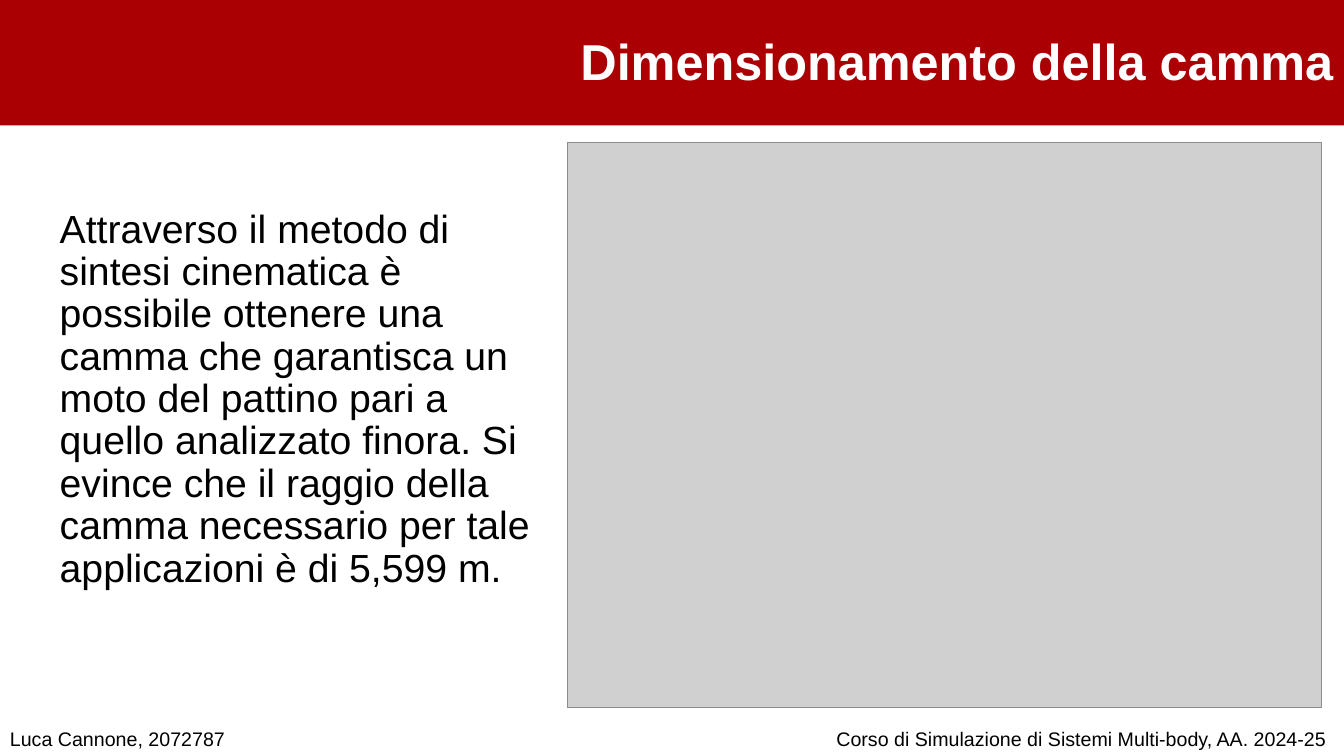
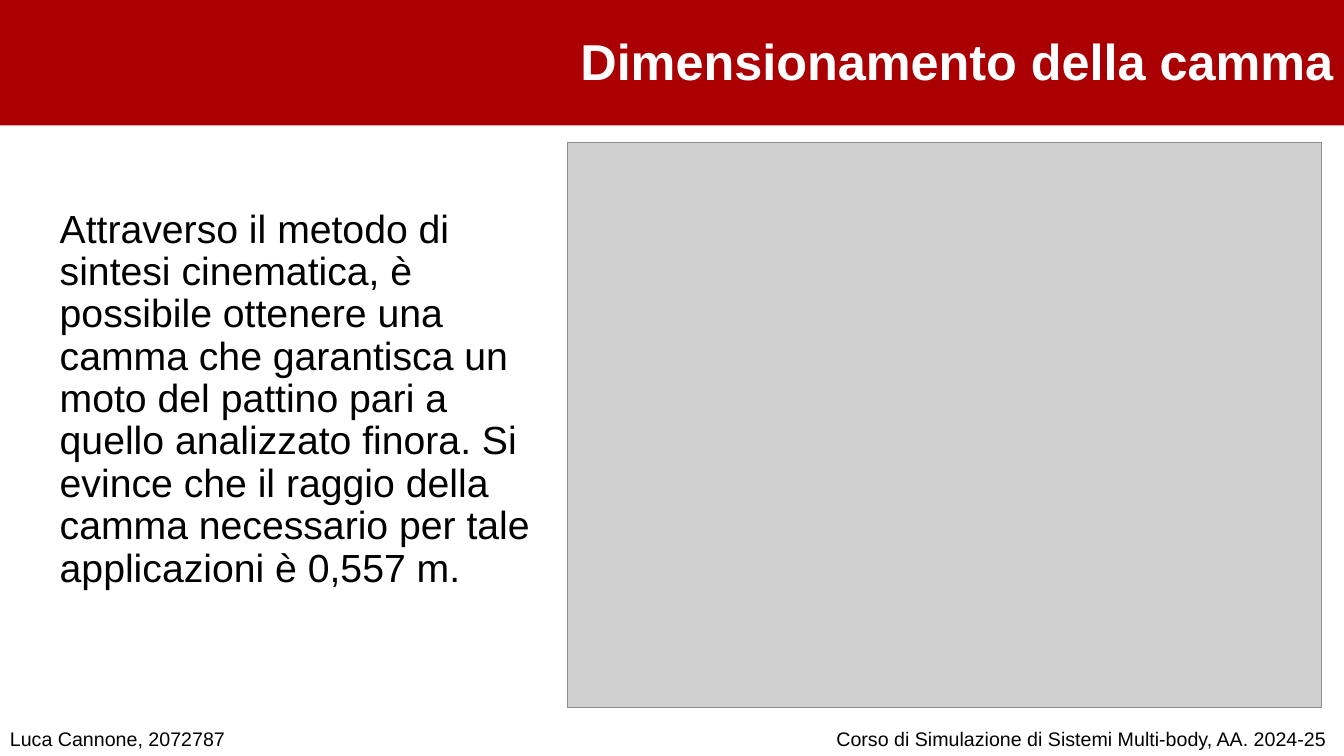
Before and after one commit to cannoneluca/Progetto_Simulazione_MultiBody, a slide deck: slide 22 of Presentazione .pptx. Drawn at 1344x756 pixels with LibreOffice and Linux fonts; fonts in the diff are those of the drawing; grey boxes stand for pictures; background and template pictures are left out. Boxes give left, top, right and bottom in pixels: in the first picture for what was removed or moved away, otherwise in the second. Text is boxed around its words. In the diff, an @@ line names an element or a change of style, - is before the commit and + after.

```diff
--- a/Presentazione .pptx
+++ b/Presentazione .pptx
@@ text at [60,214,530,590]: text changed @@
-Attraverso il metodo di sintesi cinematica è possibile ottenere una camma che garantisca un moto del pattino pari a quello analizzato finora. Si evince che il raggio della camma necessario per tale applicazioni è di 5,599 m.
+Attraverso il metodo di sintesi cinematica, è possibile ottenere una camma che garantisca un moto del pattino pari a quello analizzato finora. Si evince che il raggio della camma necessario per tale applicazioni è 0,557 m.
```
Also in this commit, not shown: 18 other slides changed, 1 slide added, 1 slide removed.
